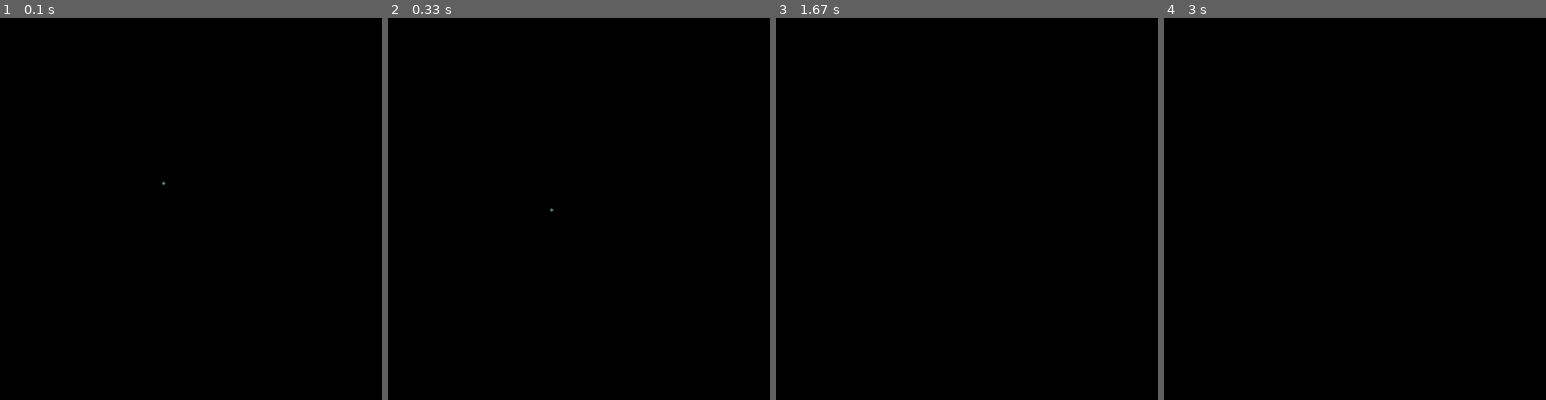
Above: before the commit, frames 1-4 (left to right).
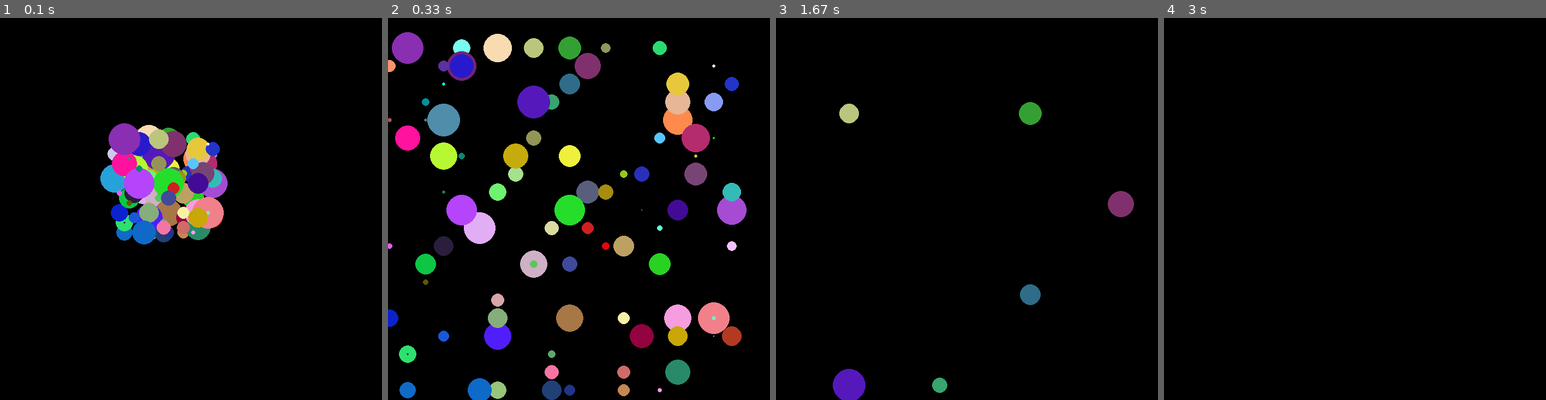
Above: after the commit, the same moments.

Repository: sagieppel/PyGame-Toturial
Game: pygame game, started from Lesson3.py
Two runs of this game, one before a commit and one after it. Both use one fixed random seed, a clock stepped at 60 frames per second and the inputs below.
Inputs:
- Up to frame 1 (0.1 s): no input
- Up to frame 2 (0.33 s): no input
- Up to frame 3 (1.67 s): no input
- Up to frame 4 (3 s): no input

The runs differ from the first frame. In frame 1, 7.9% of the frame differs, in the area x 26-60%, y 27-60%; in frame 2, 17%, in the area x 0-94%, y 3-100%; in frame 3, 1.8%; in frame 4, nothing differs.

Commit message:
Update Lesson3.py

Diff:
--- a/Lesson3.py
+++ b/Lesson3.py
@@ -9,8 +9,8 @@
   circle["x"]=x
   circle["y"]=y
   circle["size"]=random.randint(1,30)
-  circle["speedx"]=0
-  circle["speedy"]=-0
+  circle["speedx"] = random.randint(-10,10)
+  circle["speedy"] = random.randint(-10,10)
   circle["gravity"]=0.1
   return circle
 #------------------Draw a circle--------------------------------------------------------
@@ -28,6 +28,7 @@
 list=[]
 for i in range(100):
   circle=createcircle(300,300)
+  list.append(circle)
 
 
 #----------------------------Main loop--------------------------------------------------------------------
@@ -35,6 +36,7 @@
   #pygame.event.get() # Get user input
   #x,y = pygame.mouse.get_pos() # Get position of the mouse
   pygame.Surface.fill(screen,(0,0,0)) # Fill screen
-  updatecircle(circle)
+  for circle in list:
+       updatecircle(circle)
   pygame.time.delay(10) # Wait 10 milli second
   pygame.display.update()
